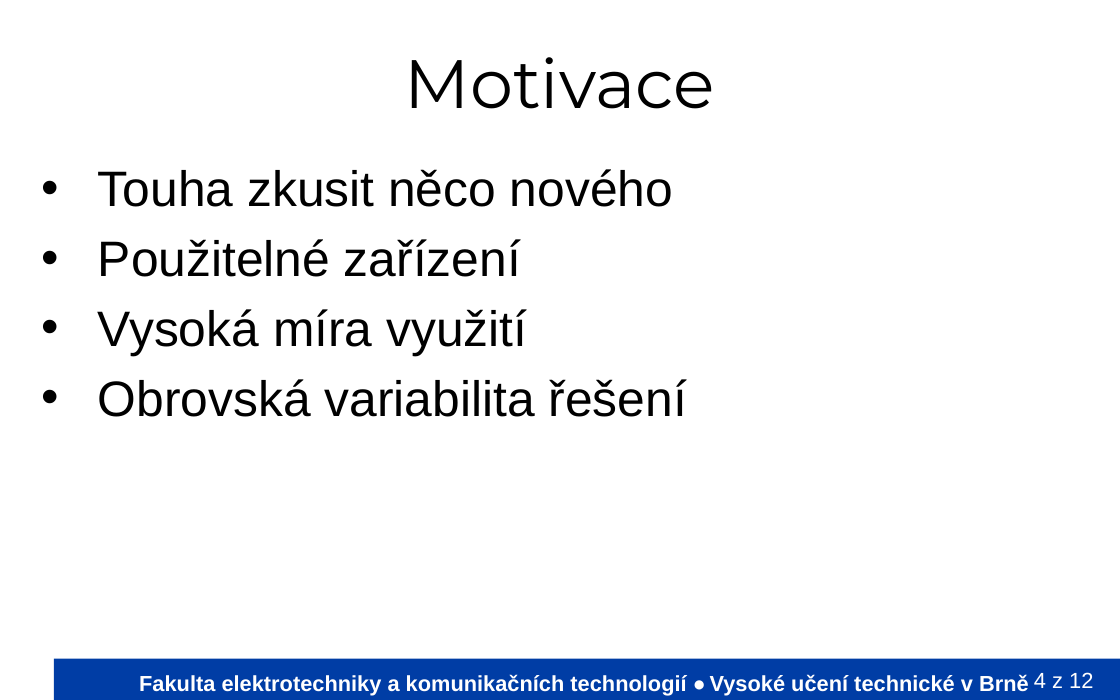
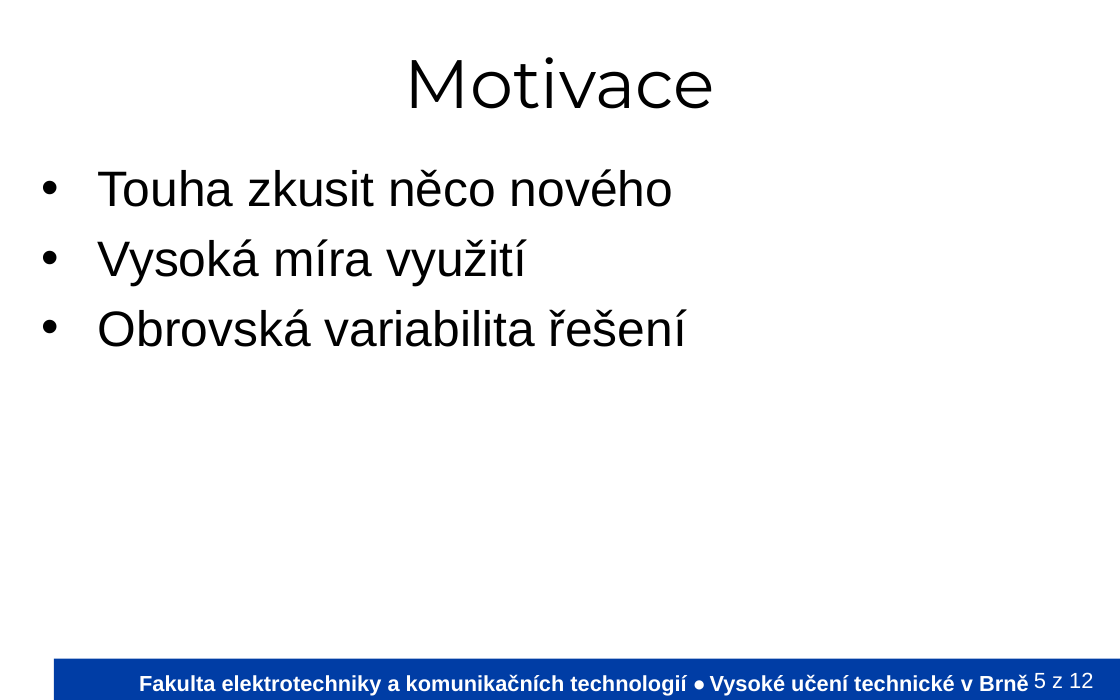
Before and after one commit to Mi-Tom/micro-controlers, a slide deck: slide 5 of PrezentaceVUT/VyvojovyDiagramVUT.odp (slide 4 before the commit). Drawn at 1120x700 pixels with LibreOffice and Linux fonts; fonts in the diff are those of the drawing; background and template pictures are left out. Boxes give left, top, right and bottom in pixels: in the first picture for what was removed or moved away, otherwise in the second. Text is boxed around its words. In the diff, an @@ line names an element or a change of style, - is before the commit and + after.

```diff
--- a/PrezentaceVUT/VyvojovyDiagramVUT.odp
+++ b/PrezentaceVUT/VyvojovyDiagramVUT.odp
@@ text at (x1=98, y1=239, x2=521, y2=277): paragraph removed @@
-• Použitelné zařízení
@@ page number at (x1=1034, y1=672, x2=1093, y2=689): text changed @@
-4 z 12
+5 z 12
```
Also in this commit, not shown: 1 other slide changed, 5 slides added, 4 slides removed.
